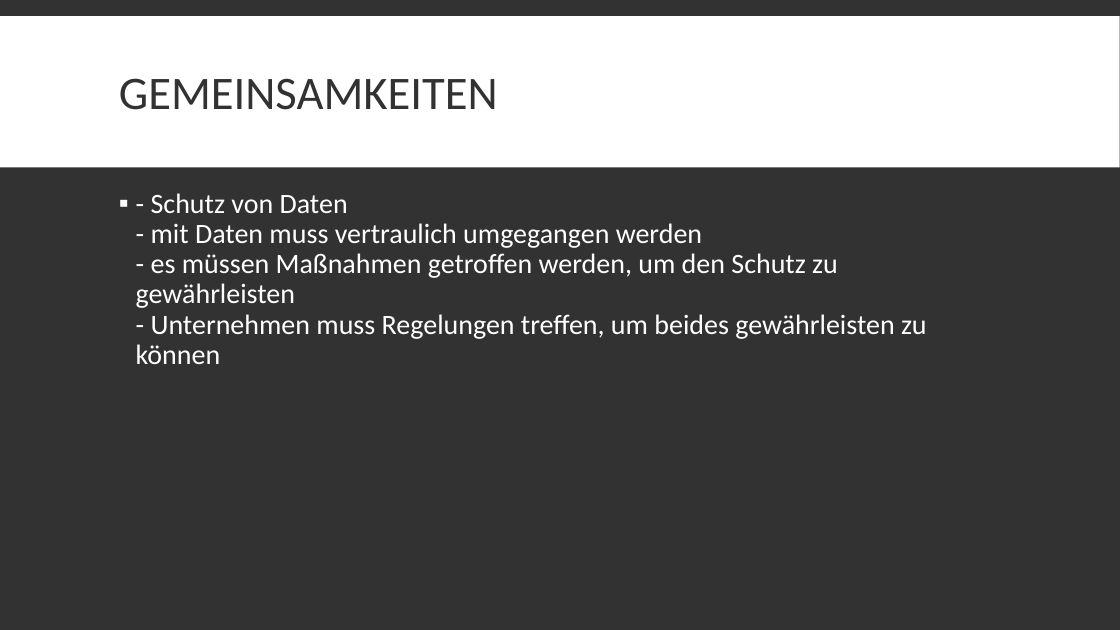
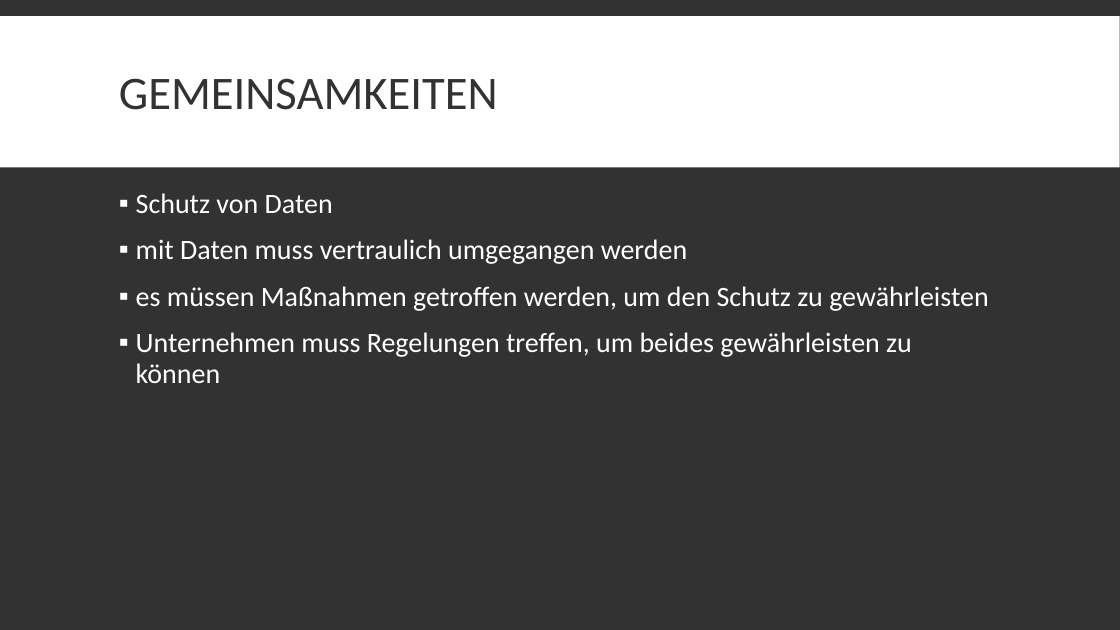
Before and after one commit to DerM0narch/TA_ITECH, a slide deck: slide 15 of Präsentation/Datenschutz_Netzwerksicherheit.pptx. Drawn at 1120x630 pixels with LibreOffice and Linux fonts; fonts in the diff are those of the drawing. Boxes give left, top, right and bottom in pixels: in the first picture for what was removed or moved away, otherwise in the second. Text is boxed around its words. In the diff, an @@ line names an element or a change of style, - is before the commit and + after.

Commit message:
minor changes

```diff
--- a/Präsentation/Datenschutz_Netzwerksicherheit.pptx
+++ b/Präsentation/Datenschutz_Netzwerksicherheit.pptx
@@ text at (136, 193, 988, 383): text changed @@
-▪ - Schutz von Daten
-  - mit Daten muss vertraulich umgegangen werden
-  - es müssen Maßnahmen getroffen werden, um den Schutz zu gewährleisten
-  - Unternehmen muss Regelungen treffen, um beides gewährleisten zu können
+▪ Schutz von Daten
+▪ mit Daten muss vertraulich umgegangen werden
+▪ es müssen Maßnahmen getroffen werden, um den Schutz zu gewährleisten
+▪ Unternehmen muss Regelungen treffen, um beides gewährleisten zu können
```
Also in this commit, not shown: 2 other slides changed.
